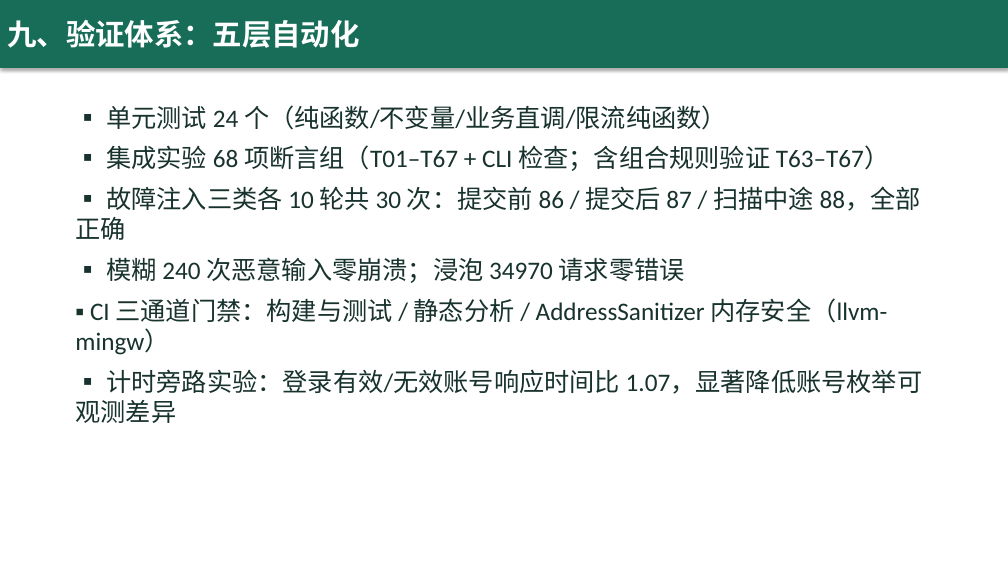
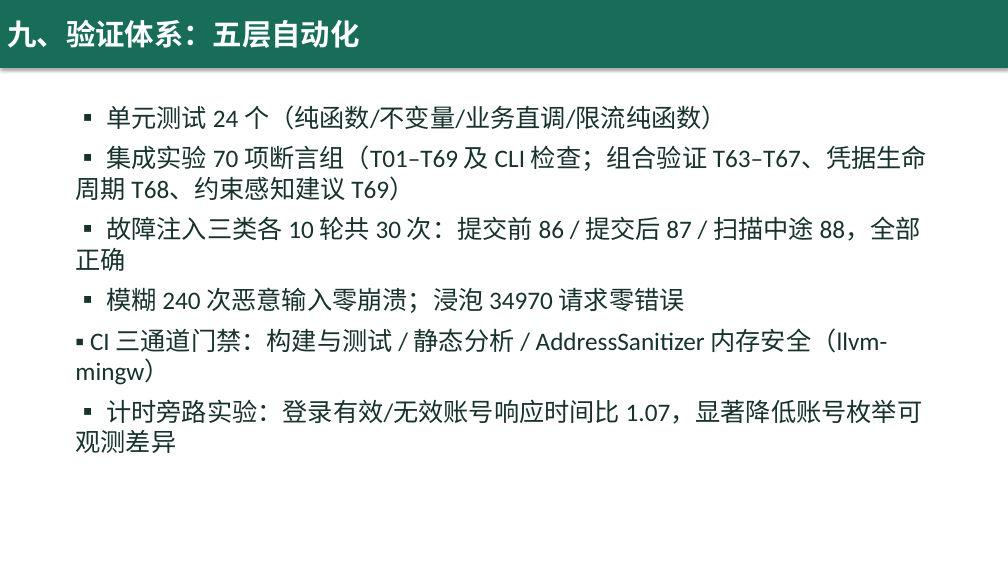
Before and after one commit to yq6666-66/lab-booking-system, a slide deck: slide 10 of docs/thesis/答辩演示.pptx. Drawn at 1008x567 pixels with LibreOffice and Linux fonts; fonts in the diff are those of the drawing. Boxes give left, top, right and bottom in pixels: in the first picture for what was removed or moved away, otherwise in the second. Text is boxed around its words. In the diff, an @@ line names an element or a change of style, - is before the commit and + after.

```diff
--- a/docs/thesis/答辩演示.pptx
+++ b/docs/thesis/答辩演示.pptx
@@ text at (75,145,927,201): text changed @@
-▪ 集成实验 68 项断言组（T01–T67 + CLI 检查；含组合规则验证 T63–T67）
+▪ 集成实验 70 项断言组（T01–T69 及 CLI 检查；组合验证 T63–T67、凭据生命周期 T68、约束感知建议 T69）
```
Also in this commit, not shown: 5 other slides changed, 5 other files.
